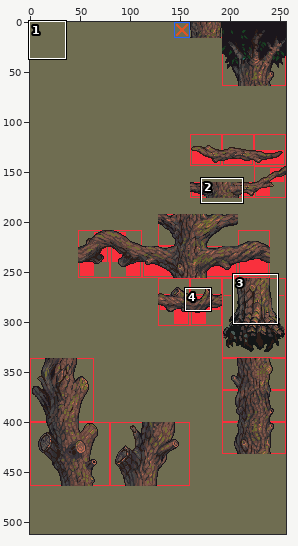
Sprite sheet, stored at images/tiles/forest.png. The first picture is a wide view before the edit; the outline marks the close-up.
Close-up. The starting point:
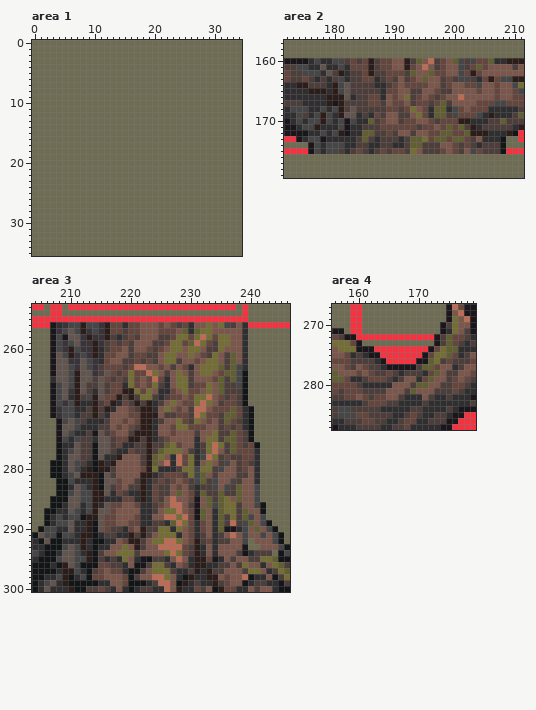
The file is 256x512 pixels. Colours within 5 levels of each other are drawn and written as one. Shown: area 1: x 0..34, y 0..35; area 2: x 172..211, y 157..179; area 3: x 204..246, y 253..300; area 4: x 156..179, y 267..287. The commit also changed other parts of the picture, which this record leaves out.
Once edited:
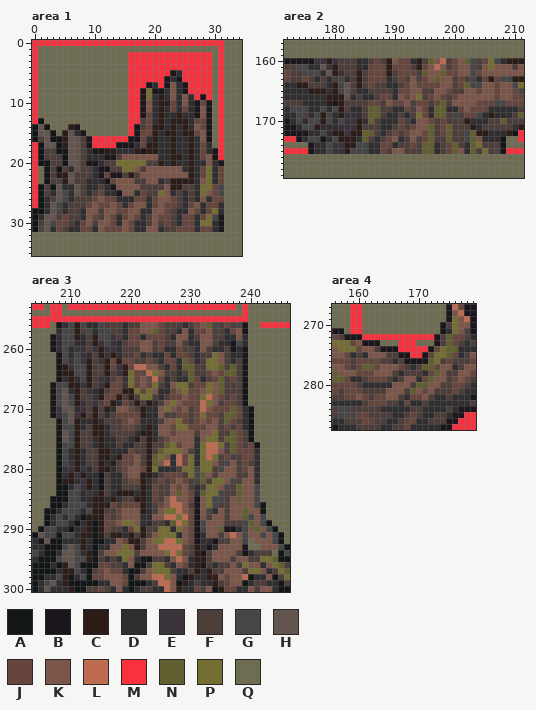
Palette (. is transparent): A #131617  B #1b161c  C #2c1d18  D #302e30  E #3a333a  F #4d3e3a  G #464646  H #63554e  J #66453c  K #7d564a  L #bf6b52  M #f9303d  N #615e30  P #746e32  Q #6f6d51
From old to new:
Changed rows in their new state; - is an unchanged pixel.
Area 1:
first column x 0:
 0 MMMMMMMMMMMMMMMMMMMMMMMMMMMMMMMM
 1 M------------------------------M
 2 M---------------MMMMMMMMMMMMMM-M
 3 M---------------MMMMMMMMMMMMMM-M
 4 M---------------MMMMMMMMMMMMMM-M
 5 M---------------MMMMMMMBDMMMMM-M
 6 M---------------MMMMMMBDBMMMMM-M
 7 M---------------MMMBDMBKDBMMMM-M
 8 M---------------MMBPBBDKDBMMMM-M
 9 M---------------MMBPDCDKDKDMBM-M
10 M---------------MMBKDCCJDKDBJB-M
11 M---------------MMBKDCDJDJDBKB-M
12 M---------------MMBJDCDDCDDBKB-M
13 MA--------------MMFJDCDCCCDJJB-M
14 AHA---CB--------MBFJCCDCDCDKJB-M
15 AHHA-CHDB-------MBJJCDCCDCCJKB-M
16 AFHAACHHFBMMMMMMBBJDCDDCDDCDKB-M
17 MAHHACHHFBMMMMBBBDJCCDDCDDCDJD-M
18 MAFFAAHHFDBBCCDDDCBCCDDCDDCDJDBM
19 MAFFFAHHFDDDBBFKKKKKKDDCCDCDJKBM
20 MAAFFAHHFBBDFFPPPPPFFCDCDDCDDKDB
21 M-AFAFDHFFDBBFFPPKFKKKKKKDCDJPDJ
22 M-AFCCHFFFDBJBBFCFKKKKKKKKCDJPDJ
23 M-AFGCHFFDDDBJKKKFFKKDFCCCCDKPDJ
24 MAFAHDDHFDDFDBKKKKFFFFKCCFFDPPJG
25 MAFDHGDHFDFJDDBKKDJFFPKDFDFDPKJG
26 MADFHGDFFFJKJJDDDJJDJKKJFDFDKDJJ
27 MADHGDFFFJKJJKJDJKKDJKJJFDJKDJJD
28 AADHGDFFDKKFKKJJKKDDKKJFDDKJDJPD
29 ADHHFJFFDKJFKJDJKJDFKJJFDJJDJPGB
30 AFHGJJFDJKFKKJDKJDDFKFJFDJJDPPDB
31 AGHDJFDDJJDKJJJKJDDKKDFFJJJDJJDB
Area 2:
first column x 176:
160 BEECEF-FDDFJFC-JJDCFNKLFJKN-F-PG
161 ---ECFFFDDJJ-CJJJFCJ-LKFJKKGFKP-
162 ----CEF-CFJJJCF-JJFNKKNJJKKG----
163 --------CF-JJD-J-KFJ-NKK-JFG----
164 --------C-JFFDDF-K--JJKKFJNG----
165 --------DD--FFDJJKKFFKKJFF------
166 ---------DDFJJD-JKPF-K-FJK------
168 -------DD-NN-FDD-F------D-------
169 ------EE--NN-DD-DF-------F------
170 ------EEC---DDDJFD-----FFF------
171 -----EEEC---DDF-F-KKNF--FF------
172 ----C-ECC---DFJFJK-JNFJ-FFGN----
173 ----GCCCD----JK--KFJNFFNFFGN----
174 -D--EECCGG--JJ-F-JFNNDFJN-DNP---
175 -D--EECGGG-D--KK-FFNNDFJNKDNFP-G
Area 3:
first column x 207:
256 QBD-CGDDGFFF-FF----FF-DFJ-NGFJ-GBQQ
257 QD-GCFGDGGFFD----N-FFDK-JJKFFDJ-B--
258 -DGGCDFCGGEFD-JDJJJ-DKKDFKKFFDD----
259 -DG-DDF--GEDFJJ---JFFKFDDKK-DDBG---
260 -DGDE-FECEEDF-F-K--DDJFFD--DDFBDB--
261 QB-DGEDFCECDF--D-DDJDJJFDF----DDB--
262 QBG-GECFECJCJJF---DJJDNJDF----DFB--
263 QBCEGGCF-C-EC-----FDJDNNFF-----FB--
264 QBCCGGCF-CFEC-------FDFNFFJ----FB--
265 QBDCDGC-ED--E-------FDDNJDF---JFB--
266 --GC-EC-EC--E----------------------
267 ---D-FE-C--------------------------
268 ---G--FEC---------------J----------
269 --H--EFE----------------J----------
270 --HH-E----------D-------J----------
271 ---HEC----FJJ---DD------J----------
272 ----CD-C--FF---DD-------J----------
273 --GGC-FCCDFFJ--D-------------------
274 ----CF-CCDFFF-D--------------------
275 --HGC---CDDFFD---------------------
276 --GGC--DCDDF-------------PL--------
277 --GDCD-FCCD--------------PL--------
278 --GDCD-FCC--JJ-----------P---------
279 Q-GECDFF---FJJ-----------P---------
280 Q-EECEDF--DFJ----------------------
281 Q--CE-DD-FDDJ----------------------
282 --CC-ECD-FDDFJJ------------PP------
283 ----GECD-FDDF-------------PP-------
284 ----GDED-F-CCC------------PPG------
285 ---GGDD---C-FFC-----------PGGF-----
286 ---GGGD-CC-FJJ-C----------P-FFKK---
287 --GG----CFFJ---C---------KG-KFKK---
288 ----D---C-FJ--K----------KFKK-KK---
289 ---DA---C---PPK---------BG-KK-F----
290 ---A----C-----P---------BG-K-------
291 --------C-CC------------BD-K-------
292 ------------------------BDDB-------
293 --------------------------B--------
294 -------------------------BFK-------
295 --------------------------FKK------
296 -------------------------BF--------
Area 4:
first column x 160:
272 B-----------
273 KBBB---MMM--
274 JKKFBBB-----
275 --KKKFFBB---
276 JJJJFFDFBB--
277 JNNJKKKJFD--
278 -J-KKK------
281 -----------J
282 ---------JJ-
283 --------J---
Pixel boxes of the changes (left, top, right, bottom) in both close-ups:
changed: (32, 40, 224, 232)
changed: (308, 58, 500, 154)
changed: (50, 322, 260, 568)
changed: (356, 334, 428, 406)
